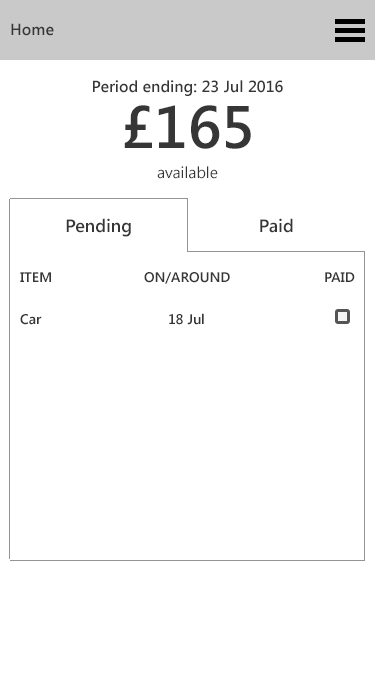
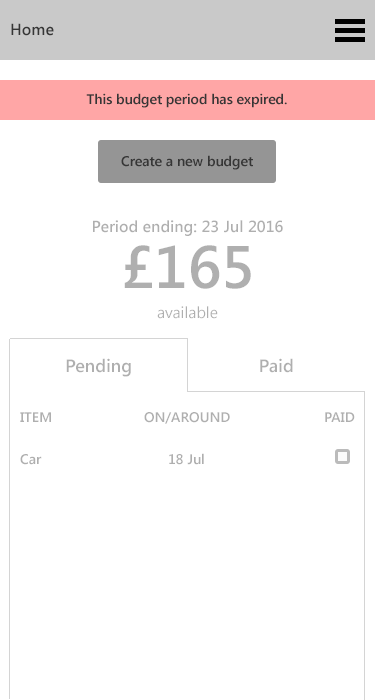
Layer changes from the first (375, 700) image to the second:
showed group "home-existing-expired" (23 layers) over [0, 80, 375, 700]
hid group "home-existing-current" (18 layers) over [9, 80, 365, 561]
